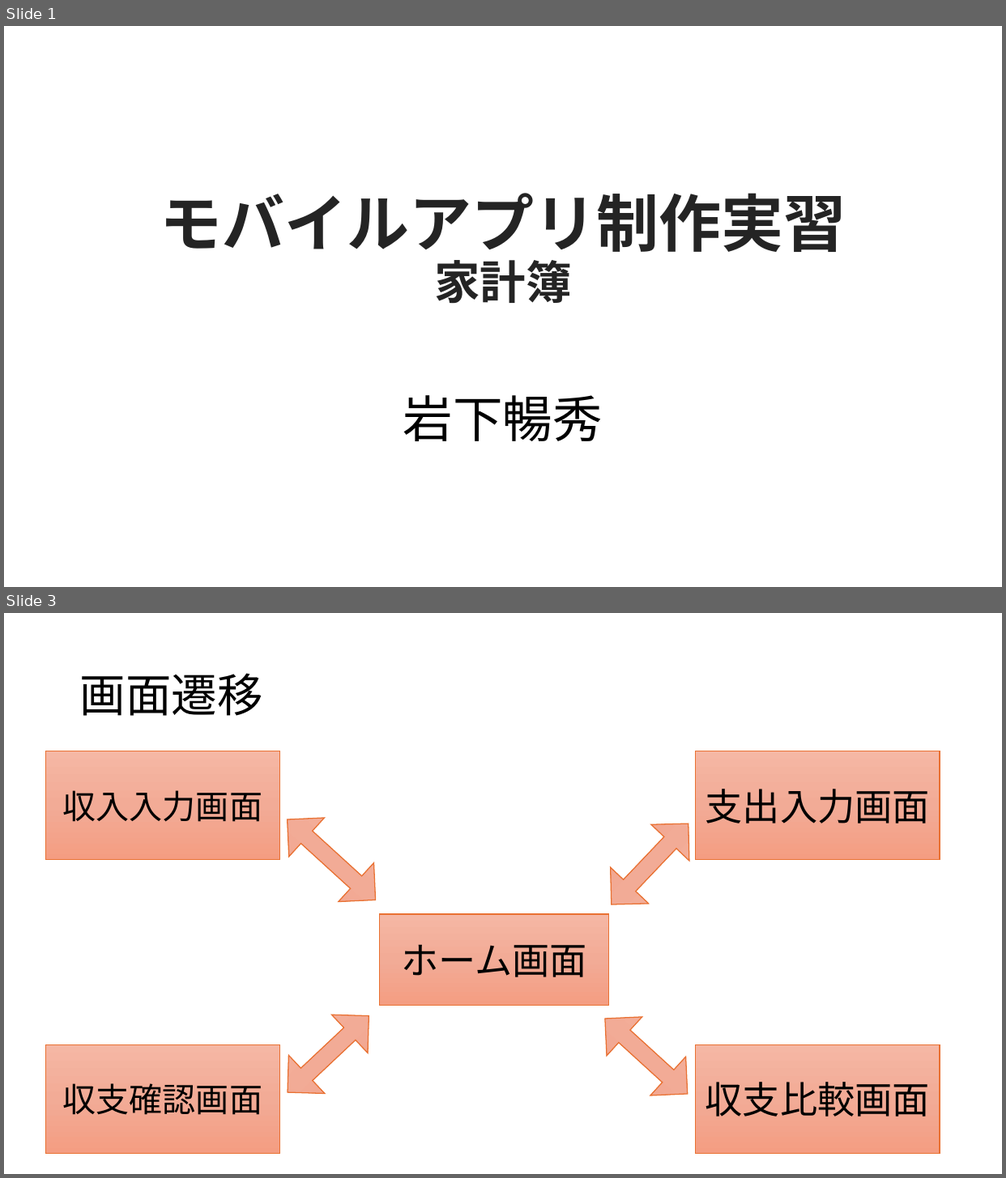
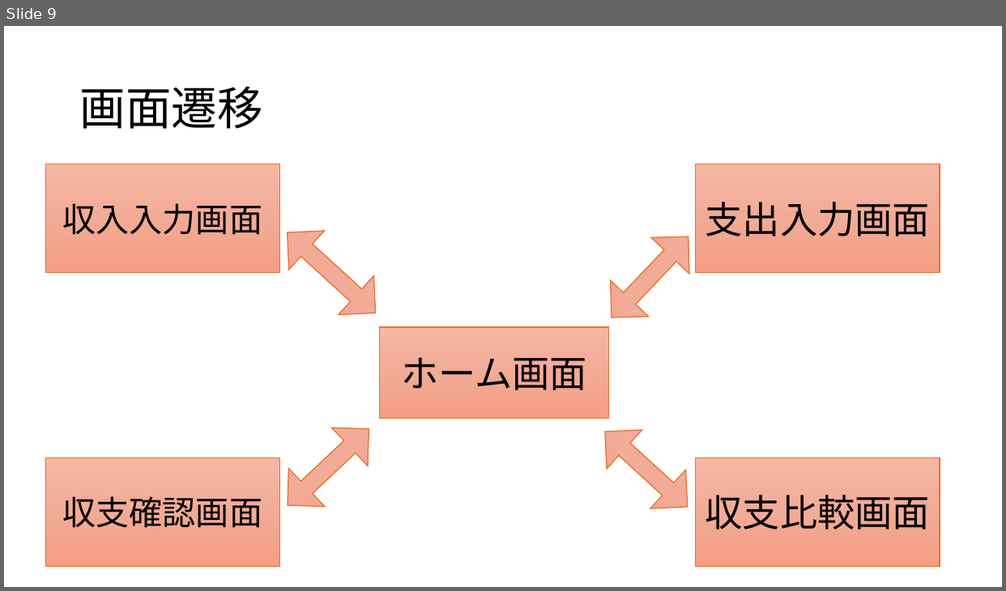
Before and after one commit to iwasitamasayosi/flutter_application_1, a slide deck: 家計簿_岩下暢秀.pptx. Shown one above the other, each under a label of ours: slides 1 and 3 before the commit, slide 9 after it; the slides between them are not shown. The pictures are 1006x1178 and 1006x591 pixels, drawn with LibreOffice and Linux fonts; fonts in the diff are those of the drawing. Boxes give left, top, right and bottom in pixels: in the first picture for what was removed or moved away, otherwise in the second. Text is boxed around its words. In the diff, an @@ line names an element or a change of style, - is before the commit and + after.

```diff
--- a/家計簿_岩下暢秀.pptx
+++ b/家計簿_岩下暢秀.pptx
@@ slide 1 removed at (x1=4, y1=26, x2=1002, y2=587), background #FFFFFF @@
@@ title removed at (x1=160, y1=193, x2=846, y2=304) @@
-モバイルアプリ制作実習
-家計簿
@@ subtitle removed at (x1=403, y1=395, x2=603, y2=442) @@
-岩下暢秀
@@ what was slide 3 is now slide 9 @@
```
Also in this commit, not shown: 3 slides changed, 4 slides added.
